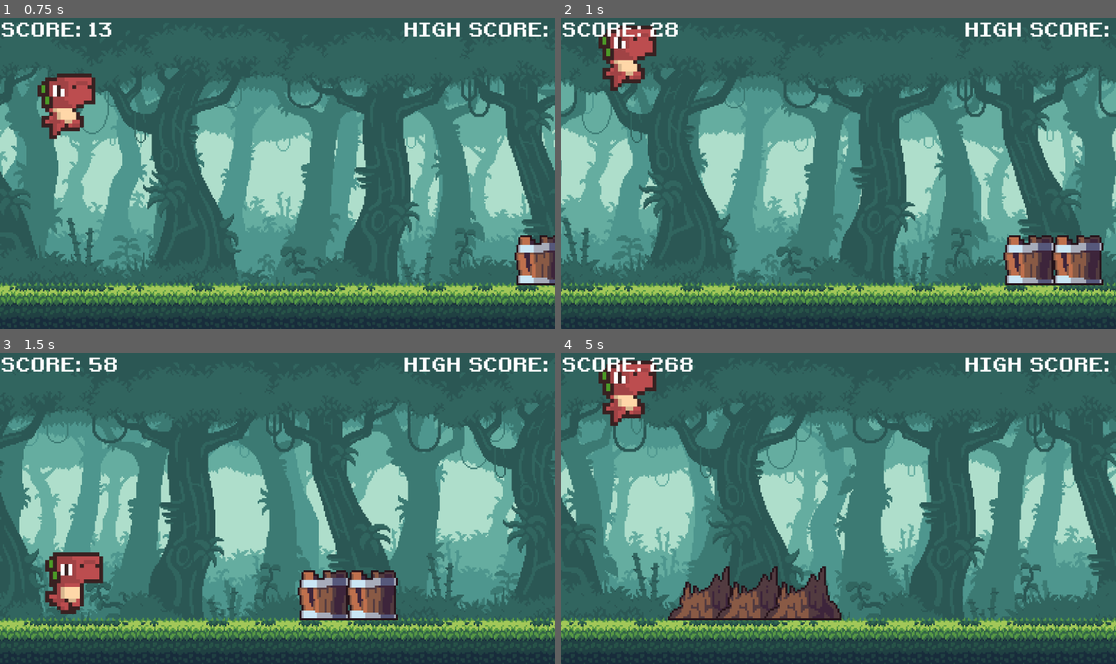
Above: before the commit, frames 1-4 (two rows, left to right).
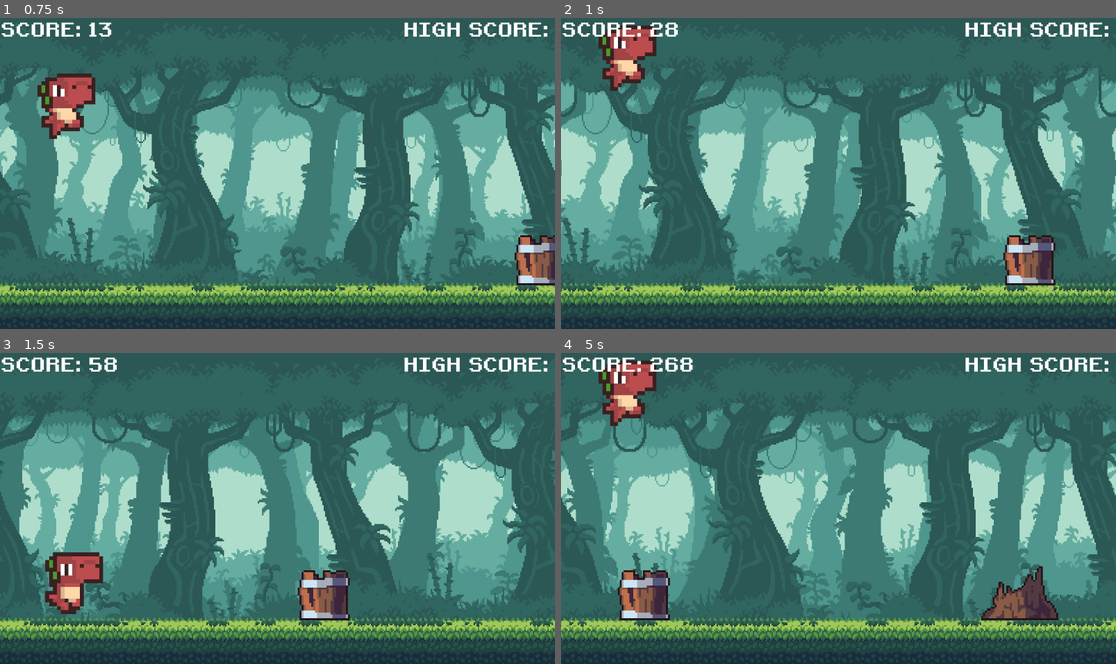
Above: after the commit, the same moments.

Repository: Juanfe008/Run-Game
Game: Godot game, scene res://scenes/main.tscn
The game is run twice, just before and just after one commit, with the same random seed, the same clock (stepped at 60 frames per second) and the same inputs.
Inputs:
- Up to frame 1 (0.75 s): tap Space at 0.5 s
- Up to frame 2 (1 s): tap Enter (ui_accept) at 0.77 s
- Up to frame 3 (1.5 s): no input
- Up to frame 4 (5 s): tap Enter (ui_accept) at 1.52, 3.02, 3.77, 4.52 s; hold Down (ui_down) 2.03-2.78 s; hold Down (ui_down) from 4.28 s (still down)

Frame 1 is identical in both runs. In frame 2, 1.3% of the frame differs, in the area x 88-98%, y 69-86%; in frame 3, 1.3%; in frame 4, 6.2%, in the area x 10-90%, y 68-86%.

Commit message:
mainScript: Adjust difficulty

Diff:
--- a/scenes/main.gd
+++ b/scenes/main.gd
@@ -12,6 +12,8 @@
 # Game variables
 const PLAYER_START_POS := Vector2(150, 485)
 const CAM_START_POS := Vector2(576, 324)
+var difficulty
+const MAX_DIFFICULTY : int = 2
 var score : int
 const SCORE_MODIFIER : int = 10
 var speed : float
@@ -35,6 +37,7 @@
 	score = 0
 	show_score()
 	game_running = false
+	difficulty = 0
 
 	# Reset the nodes
 	$Player.position = PLAYER_START_POS
@@ -48,9 +51,11 @@
 # Called every frame. 'delta' is the elapsed time since the previous frame.
 func _process(delta: float) -> void:
 	if game_running:
+		# Speed up and adjust difficulty
 		speed = START_SPEED + score / SPEED_MODIFIER
 		if speed > MAX_SPEED:
 			speed = MAX_SPEED
+		adjust_difficulty()
 
 		# Generate obstacles
 		generate_obs()
@@ -76,7 +81,7 @@
 	if obstacles.is_empty() or last_obs.position.x < score + randi_range(300, 500):
 		var obs_type = obstacle_types[randi() % obstacle_types.size()]
 		var obs
-		var max_obs = 3
+		var max_obs = difficulty + 1
 		for i in range(randi() % max_obs + 1):
 			obs = obs_type.instantiate()
 			var obs_height = obs.get_node("Sprite2D").texture.get_height()
@@ -93,3 +98,8 @@
 
 func show_score():
 	$HUD.get_node("ScoreLabel").text = "SCORE: " + str(score / SCORE_MODIFIER)
+
+func adjust_difficulty():
+	difficulty = score / SPEED_MODIFIER
+	if difficulty > MAX_DIFFICULTY:
+		difficulty = MAX_DIFFICULTY
